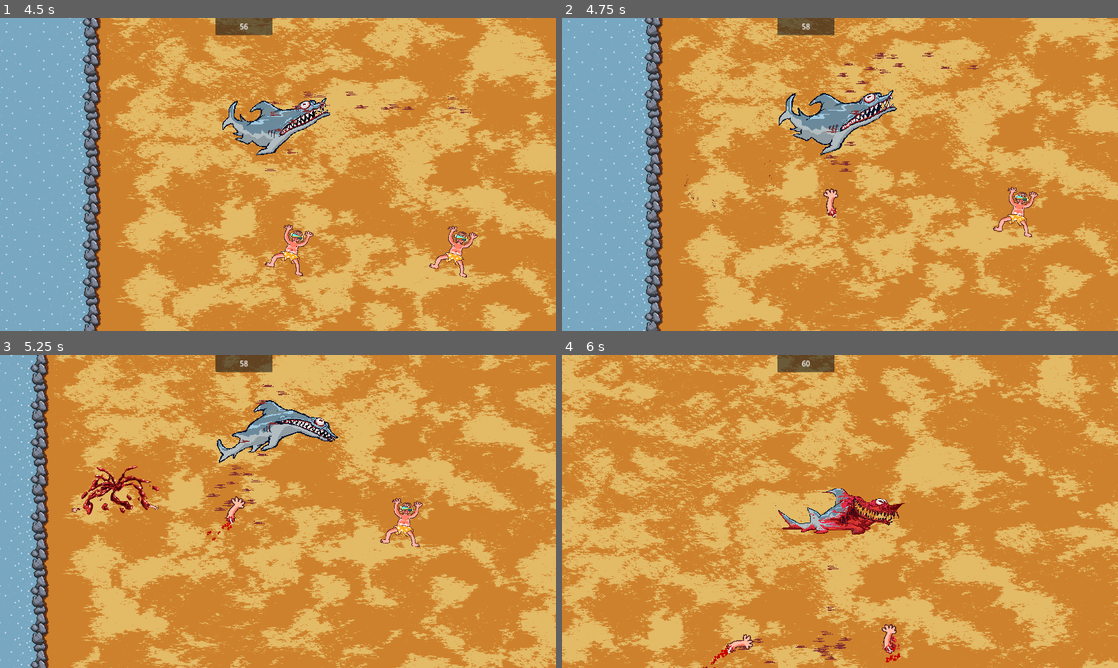
Above: before the commit, frames 1-4 (two rows, left to right).
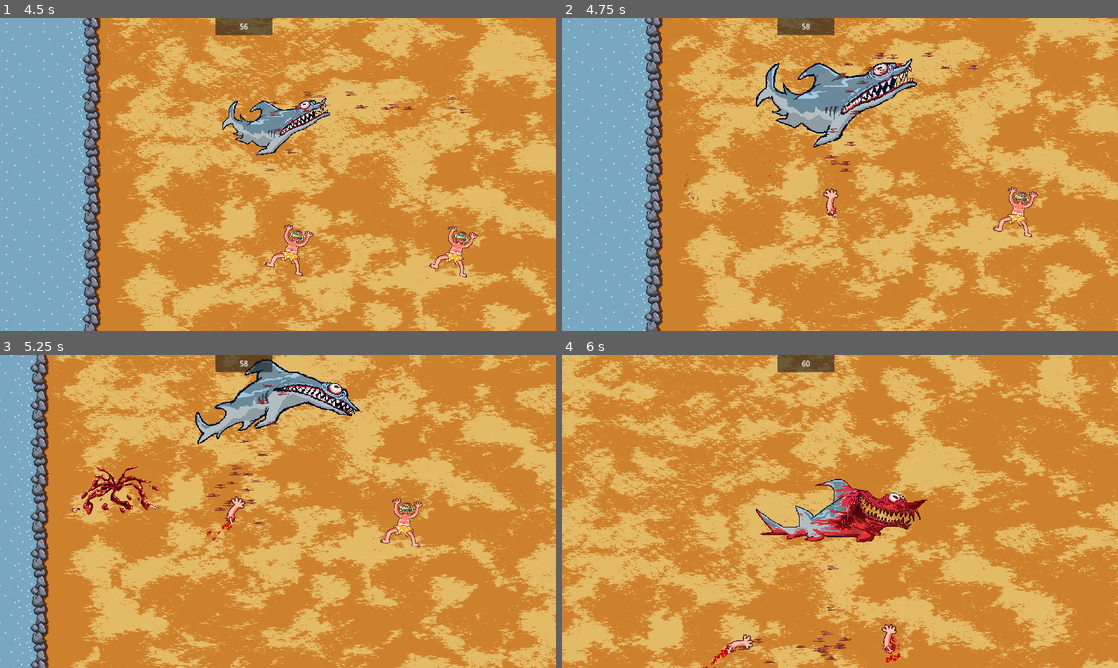
Above: after the commit, the same moments.

Repository: DylanRothbauer/GruesomeFish
Game: Godot game, scene res://Scenes/start_screen.tscn
Two runs of this game, one before a commit and one after it. Both use one fixed random seed, a clock stepped at 60 frames per second and the inputs below.
Inputs (mouse positions are in pixels of both pictures, inside the frame that each line leads up to):
- Up to frame 1 (4.5 s): click (533, 230) at 0.5 s; hold Shift (lunge) 1.28-2.03 s; hold Up (up) 1.28-2.78 s; tap Shift (lunge) at 2.1, 3.6 s; hold Shift (lunge) 2.78-3.53 s; hold Left (left) 2.78-4.28 s; hold Down (down) from 4.28 s (still down); hold Shift (lunge) from 4.28 s (still down)
- Up to frame 2 (4.75 s): keep holding Down (down); keep holding Shift (lunge)
- Up to frame 3 (5.25 s): release Down (down) at 5.03 s; release Shift (lunge) at 5.03 s; hold Right (right) from 5.03 s (still down); tap Shift (lunge) at 5.1 s
- Up to frame 4 (6 s): release Right (right) at 5.78 s; hold Up (up) from 5.78 s (still down); hold Shift (lunge) from 5.78 s (still down)

Frame 1 is identical in both runs. In frame 2, 4.1% of the frame differs, in the area x 34-64%, y 12-44%; in frame 3, 4.4%, in the area x 35-65%, y 1-35%; in frame 4, 2.6%.

Commit message:
respawn - maybe????

Diff:
--- a/Scripts/human.gd
+++ b/Scripts/human.gd
@@ -7,11 +7,12 @@
 var human_scene = preload("res://Scenes/human.tscn")
 var xScale = 1
 var yScale = 1
-var scalar = 0.1 # Can adjust this when we refine/polish
+var scalar = 0.5 # Can adjust this when we refine/polish
 var count = 0
 var speed = 10
 var shark_chase = false
 var shark = null
+var human_exists = true
 
 func _on_body_entered(body: Node2D) -> void:
 	# Play animation
@@ -55,10 +56,11 @@
 	if shark_chase and count <= 2:
 		position += (shark.position + position)/speed
 
-#
-#func _process(delta):
-	#if shark == null:
-		#var new_obj = human_scene.instantiate()
-		#new_obj.position = position
-		#get_parent().add_child(new_obj)
-		#shark = new_obj
+#respawn code - to be fixed.
+func _process(delta: float) -> void:
+	if not human_exists:
+		var random_x = randf_range(0, 50)
+		var random_y = randf_range(0, 50)
+		var new_human = human_scene.instantiate()
+		get_parent().add_child(new_human)
+		human_exists = true
